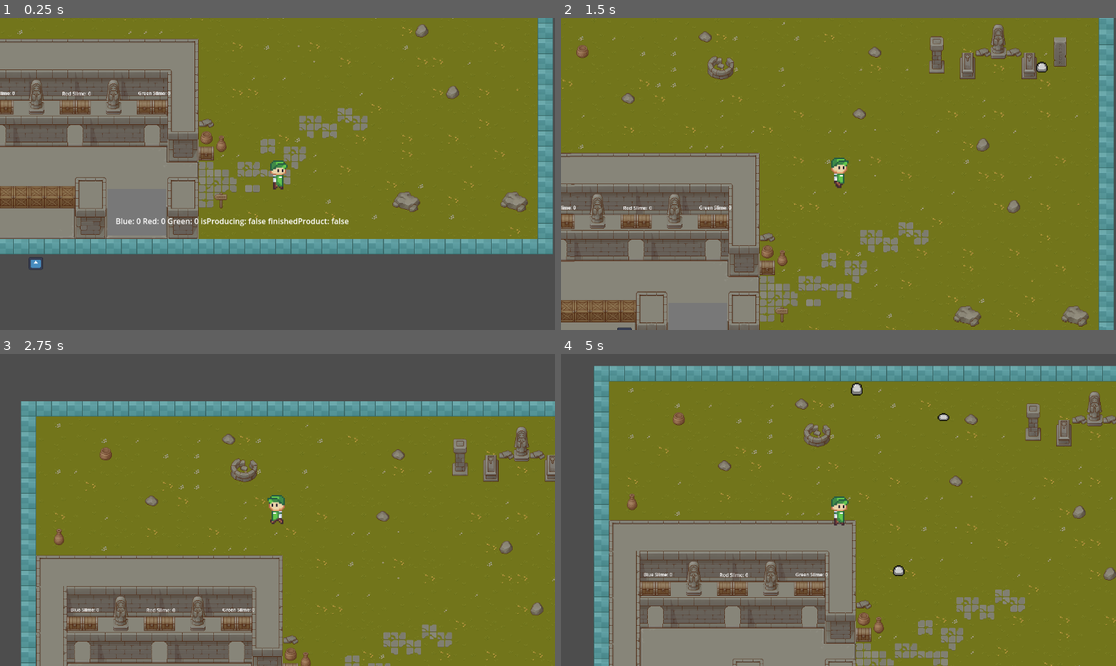
Above: before the commit, frames 1-4 (two rows, left to right).
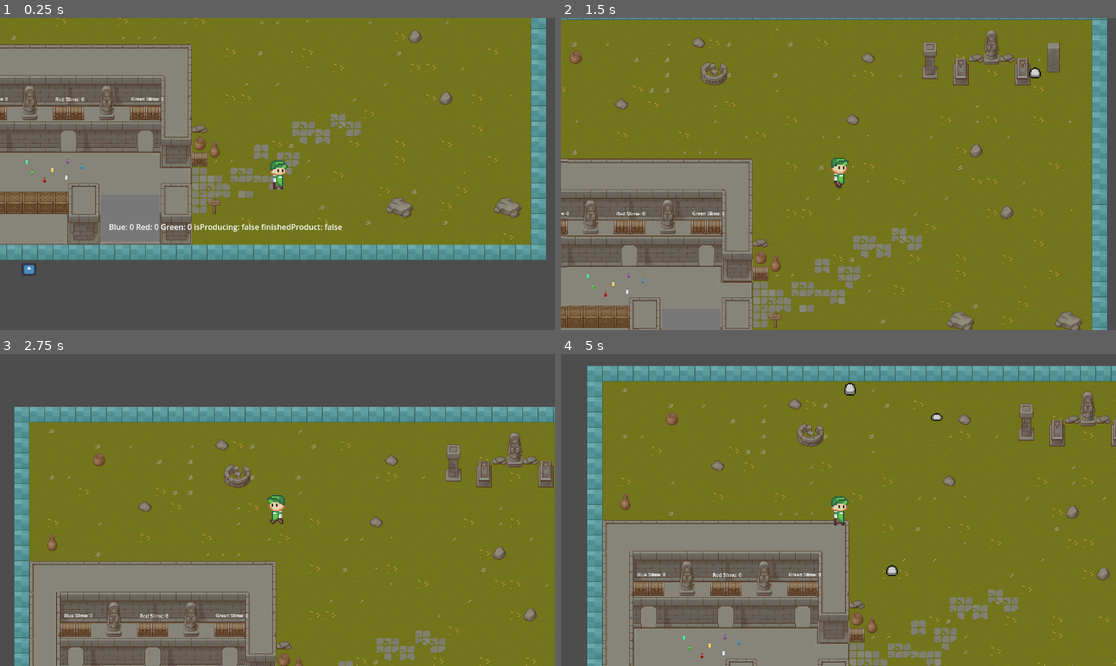
Above: after the commit, the same moments.

Repository: NemuiKoda/ldjam_56
Game: Godot game, scene res://level/main.tscn
Two runs of this game, one before a commit and one after it. Both use one fixed random seed, a clock stepped at 60 frames per second and the inputs below. The engine's default icon, where the game draws it, is replaced by a stand-in: a white triangle on a blue panel in a dark square.
Inputs:
- Up to frame 1 (0.25 s): no input
- Up to frame 2 (1.5 s): hold W (up) from 0.53 s (still down); tap E (interact) at 0.6, 1.35 s
- Up to frame 3 (2.75 s): release W (up) at 2.03 s; hold A (left) from 2.03 s (still down); tap F (interact2) at 2.1 s; tap E (interact) at 2.3 s
- Up to frame 4 (5 s): tap E (interact) at 2.85, 3.6, 4.55 s; release A (left) at 3.53 s; hold S (down) 3.53-4.28 s; hold D (right) from 4.28 s (still down); tap F (interact2) at 4.35 s

The runs differ from the first frame. In frame 1, 19% of the frame differs, in the area x 0-100%, y 0-83%; in frame 2, 18%; in frame 3, 17%; in frame 4, 11%.

Commit message:
prduction_complete

Diff:
--- a/entitys/player/player.gd
+++ b/entitys/player/player.gd
@@ -8,6 +8,19 @@
 @onready var chest_blue = $"../ChestBlue"
 @onready var chest_red = $"../ChestRed"
 @onready var chest_green = $"../ChestGreen"
+@onready var slushy_production_location = $"../Slushyspawn"
+
+#inventory
+var slushy_inventory = [0,0,0,0,0,0,0] #[blue,red,green,cyan,yellow,purple,white]
+#instances of Slushys
+var slushy_blue_instance = preload("res://interactible/slushy/slushy_blue.tscn").instantiate()
+var slushy_red_instance = preload("res://interactible/slushy/slushy_red.tscn").instantiate()
+var slushy_green_instance = preload("res://interactible/slushy/slushy_green.tscn").instantiate()
+var slushy_cyan_instance = preload("res://interactible/slushy/slushy_cyan.tscn").instantiate()
+var slushy_yellow_instance = preload("res://interactible/slushy/slushy_yellow.tscn").instantiate()
+var slushy_purple_instance = preload("res://interactible/slushy/slushy_purple.tscn").instantiate()
+var slushy_white_instance = preload("res://interactible/slushy/slushy_white.tscn").instantiate()
+
 
 var carrying_slime = false
 var slimeColor = ""
@@ -63,22 +76,33 @@
 	if all_interactions:
 		var cur_interaction = all_interactions[0]
 		match cur_interaction.interact_type:
-			"print_text" : print(cur_interaction.interact_value)
 			"blue_slime" :
-				print(str(carrying_slime) + " " + str(slimeColor))
 				if carrying_slime == false:
-					print(cur_interaction.interact_value)
 					slimeColor = "blue"
 					carrying_slime = true
 					cur_interaction.get_parent().queue_free()
-					print(str(carrying_slime) + " " + str(slimeColor))
 			"slushMachine" :
 				if carrying_slime == true:
 					print("Add Slime to Machine")
 					match slimeColor:
-						"blue" : slush_machine.blue_slime +=1
-						"red" : slush_machine.red_slime += 1
-						"green" : slush_machine.green_slime +=1
+						"blue" :
+							if (slush_machine.blue_slime > 0):
+								print("Machine allready full with blue slime")
+								return
+							else:
+								slush_machine.blue_slime +=1
+						"red" :
+							if(slush_machine.red_slime > 0):
+								print("Machine allready full with red slime")
+								return
+							else:
+								slush_machine.red_slime += 1
+						"green" :
+							if(slush_machine.green_slime > 0):
+								print("Machine allready full with green slime")
+								return
+							else:
+								slush_machine.green_slime +=1
 					carrying_slime = false
 			"storage" :
 				if carrying_slime == true:
@@ -113,7 +137,17 @@
 									chest_green.green_slime_stored -= 1
 									carrying_slime = true
 									slimeColor = "green"
-
+			"item":
+				match cur_interaction.interact_value:
+					#[blue,red,green,cyan,yellow,purple,white]
+					"blue_slushy": slushy_inventory[0] = slushy_inventory[0] + 1
+					"red_slushy": slushy_inventory[1] = slushy_inventory[1] + 1
+					"green_slushy": slushy_inventory[2] = slushy_inventory[2] + 1
+					"cyan_slushy": slushy_inventory[3] = slushy_inventory[3] + 1
+					"yellow_slushy": slushy_inventory[4] = slushy_inventory[4] + 1
+					"purple_slushy": slushy_inventory[5] = slushy_inventory[5] + 1
+					"white_slushy": slushy_inventory[6] = slushy_inventory[6] + 1
+				cur_interaction.get_parent().queue_free()
 
 func execute_interaction2():
 	if all_interactions:
@@ -146,8 +180,20 @@
 
 
 func runningProduction(color):
-	print(str(color)+"slushy")
-	#timer
-	#color
-	#finished true
-	#isproducing false
+	print(str(color) + " slushy")
+	match color:
+		"blue":
+			slushy_production_location.add_child(slushy_blue_instance)
+		"red":
+			slushy_production_location.add_child(slushy_red_instance)
+		"green":
+			slushy_production_location.add_child(slushy_green_instance)
+		"cyan":
+			slushy_production_location.add_child(slushy_cyan_instance)
+		"yellow":
+			slushy_production_location.add_child(slushy_yellow_instance)
+		"purple":
+			slushy_production_location.add_child(slushy_purple_instance)
+		"white":
+			slushy_production_location.add_child(slushy_white_instance)
+	slush_machine.isProducing = false
--- /dev/null
+++ b/interactible/slushy/slushy_blue.tscn
@@ -0,0 +1,19 @@
+[gd_scene load_steps=4 format=3 uid="uid://c42q2rxsoemoo"]
+
+[ext_resource type="PackedScene" uid="uid://dex23khdct4bh" path="res://interactible/InteractArea.tscn" id="1_b4y52"]
+[ext_resource type="Texture2D" uid="uid://b0cmq5t0b3qb2" path="res://assets/OurAssets/Props.png" id="2_88b00"]
+
+[sub_resource type="AtlasTexture" id="AtlasTexture_70by7"]
+atlas = ExtResource("2_88b00")
+region = Rect2(32, 48, 16, 16)
+
+[node name="Slushy_Blue" type="StaticBody2D"]
+
+[node name="InteractArea" parent="." instance=ExtResource("1_b4y52")]
+scale = Vector2(0.5, 0.5)
+interact_label = "Collectable"
+interact_type = "item"
+interact_value = "blue_slushy"
+
+[node name="Sprite2D" type="Sprite2D" parent="."]
+texture = SubResource("AtlasTexture_70by7")
--- /dev/null
+++ b/interactible/slushy/slushy_cyan.tscn
@@ -0,0 +1,19 @@
+[gd_scene load_steps=4 format=3 uid="uid://bgm7tm0rw1tie"]
+
+[ext_resource type="PackedScene" uid="uid://dex23khdct4bh" path="res://interactible/InteractArea.tscn" id="1_lr8w0"]
+[ext_resource type="Texture2D" uid="uid://b0cmq5t0b3qb2" path="res://assets/OurAssets/Props.png" id="2_xrj5c"]
+
+[sub_resource type="AtlasTexture" id="AtlasTexture_70by7"]
+atlas = ExtResource("2_xrj5c")
+region = Rect2(16, 64, 16, 16)
+
+[node name="Slushy_Cyan" type="StaticBody2D"]
+
+[node name="InteractArea" parent="." instance=ExtResource("1_lr8w0")]
+scale = Vector2(0.5, 0.5)
+interact_label = "Collectable"
+interact_type = "item"
+interact_value = "cyan_slushy"
+
+[node name="Sprite2D" type="Sprite2D" parent="."]
+texture = SubResource("AtlasTexture_70by7")
--- /dev/null
+++ b/interactible/slushy/slushy_green.tscn
@@ -0,0 +1,19 @@
+[gd_scene load_steps=4 format=3 uid="uid://p6xhegeny2m6"]
+
+[ext_resource type="PackedScene" uid="uid://dex23khdct4bh" path="res://interactible/InteractArea.tscn" id="1_5g4kh"]
+[ext_resource type="Texture2D" uid="uid://b0cmq5t0b3qb2" path="res://assets/OurAssets/Props.png" id="2_rmtc1"]
+
+[sub_resource type="AtlasTexture" id="AtlasTexture_70by7"]
+atlas = ExtResource("2_rmtc1")
+region = Rect2(16, 48, 16, 16)
+
+[node name="Slushy_Green" type="StaticBody2D"]
+
+[node name="InteractArea" parent="." instance=ExtResource("1_5g4kh")]
+scale = Vector2(0.5, 0.5)
+interact_label = "Collectable"
+interact_type = "item"
+interact_value = "green_slushy"
+
+[node name="Sprite2D" type="Sprite2D" parent="."]
+texture = SubResource("AtlasTexture_70by7")
--- /dev/null
+++ b/interactible/slushy/slushy_purple.tscn
@@ -0,0 +1,19 @@
+[gd_scene load_steps=4 format=3 uid="uid://d3p6g1qo7sx41"]
+
+[ext_resource type="PackedScene" uid="uid://dex23khdct4bh" path="res://interactible/InteractArea.tscn" id="1_28vj1"]
+[ext_resource type="Texture2D" uid="uid://b0cmq5t0b3qb2" path="res://assets/OurAssets/Props.png" id="2_vwfgh"]
+
+[sub_resource type="AtlasTexture" id="AtlasTexture_70by7"]
+atlas = ExtResource("2_vwfgh")
+region = Rect2(32, 64, 16, 16)
+
+[node name="Slushy_Purple" type="StaticBody2D"]
+
+[node name="InteractArea" parent="." instance=ExtResource("1_28vj1")]
+scale = Vector2(0.5, 0.5)
+interact_label = "Collectable"
+interact_type = "item"
+interact_value = "purple_slushy"
+
+[node name="Sprite2D" type="Sprite2D" parent="."]
+texture = SubResource("AtlasTexture_70by7")
--- /dev/null
+++ b/interactible/slushy/slushy_red.tscn
@@ -0,0 +1,19 @@
+[gd_scene load_steps=4 format=3 uid="uid://blkr0aky4xlkj"]
+
+[ext_resource type="PackedScene" uid="uid://dex23khdct4bh" path="res://interactible/InteractArea.tscn" id="1_c6veq"]
+[ext_resource type="Texture2D" uid="uid://b0cmq5t0b3qb2" path="res://assets/OurAssets/Props.png" id="2_xwehq"]
+
+[sub_resource type="AtlasTexture" id="AtlasTexture_70by7"]
+atlas = ExtResource("2_xwehq")
+region = Rect2(0, 48, 16, 16)
+
+[node name="Slushy_Red" type="StaticBody2D"]
+
+[node name="InteractArea" parent="." instance=ExtResource("1_c6veq")]
+scale = Vector2(0.5, 0.5)
+interact_label = "Collectable"
+interact_type = "item"
+interact_value = "red_slushy"
+
+[node name="Sprite2D" type="Sprite2D" parent="."]
+texture = SubResource("AtlasTexture_70by7")
--- /dev/null
+++ b/interactible/slushy/slushy_white.tscn
@@ -0,0 +1,19 @@
+[gd_scene load_steps=4 format=3 uid="uid://cgrl4arypepyk"]
+
+[ext_resource type="PackedScene" uid="uid://dex23khdct4bh" path="res://interactible/InteractArea.tscn" id="1_bxi8l"]
+[ext_resource type="Texture2D" uid="uid://b0cmq5t0b3qb2" path="res://assets/OurAssets/Props.png" id="2_deuci"]
+
+[sub_resource type="AtlasTexture" id="AtlasTexture_70by7"]
+atlas = ExtResource("2_deuci")
+region = Rect2(0, 80, 16, 16)
+
+[node name="Slushy_White" type="StaticBody2D"]
+
+[node name="InteractArea" parent="." instance=ExtResource("1_bxi8l")]
+scale = Vector2(0.5, 0.5)
+interact_label = "Collectable"
+interact_type = "item"
+interact_value = "white_slushy"
+
+[node name="Sprite2D" type="Sprite2D" parent="."]
+texture = SubResource("AtlasTexture_70by7")
--- /dev/null
+++ b/interactible/slushy/slushy_yellow.tscn
@@ -0,0 +1,19 @@
+[gd_scene load_steps=4 format=3 uid="uid://d24c6uj6j37tm"]
+
+[ext_resource type="PackedScene" uid="uid://dex23khdct4bh" path="res://interactible/InteractArea.tscn" id="1_ldhxj"]
+[ext_resource type="Texture2D" uid="uid://b0cmq5t0b3qb2" path="res://assets/OurAssets/Props.png" id="2_3466p"]
+
+[sub_resource type="AtlasTexture" id="AtlasTexture_70by7"]
+atlas = ExtResource("2_3466p")
+region = Rect2(0, 64, 16, 16)
+
+[node name="Slushy_Yellow" type="StaticBody2D"]
+
+[node name="InteractArea" parent="." instance=ExtResource("1_ldhxj")]
+scale = Vector2(0.5, 0.5)
+interact_label = "Collectable"
+interact_type = "item"
+interact_value = "yellow_slushy"
+
+[node name="Sprite2D" type="Sprite2D" parent="."]
+texture = SubResource("AtlasTexture_70by7")
--- a/level/main.tscn
+++ b/level/main.tscn
@@ -13,6 +13,13 @@
 [ext_resource type="PackedScene" uid="uid://c523y55hynrjh" path="res://interactible/storage/chest_blue.tscn" id="11_yfkc4"]
 [ext_resource type="PackedScene" uid="uid://bvw7xgly0uk22" path="res://interactible/storage/chest_green.tscn" id="12_6pkua"]
 [ext_resource type="PackedScene" uid="uid://du7vkvtyn1mao" path="res://interactible/storage/chest_red.tscn" id="13_5p2kt"]
+[ext_resource type="PackedScene" uid="uid://c42q2rxsoemoo" path="res://interactible/slushy/slushy_blue.tscn" id="14_ecyu6"]
+[ext_resource type="PackedScene" uid="uid://d24c6uj6j37tm" path="res://interactible/slushy/slushy_yellow.tscn" id="15_ikirf"]
+[ext_resource type="PackedScene" uid="uid://cgrl4arypepyk" path="res://interactible/slushy/slushy_white.tscn" id="16_xh5sn"]
+[ext_resource type="PackedScene" uid="uid://d3p6g1qo7sx41" path="res://interactible/slushy/slushy_purple.tscn" id="17_huuov"]
+[ext_resource type="PackedScene" uid="uid://p6xhegeny2m6" path="res://interactible/slushy/slushy_green.tscn" id="18_6l1ks"]
+[ext_resource type="PackedScene" uid="uid://bgm7tm0rw1tie" path="res://interactible/slushy/slushy_cyan.tscn" id="19_8w1le"]
+[ext_resource type="PackedScene" uid="uid://blkr0aky4xlkj" path="res://interactible/slushy/slushy_red.tscn" id="20_aqy4u"]
 
 [sub_resource type="TileSetAtlasSource" id="TileSetAtlasSource_ewmak"]
 texture = ExtResource("1_owgqh")
@@ -400,7 +407,7 @@
 polygon = PackedVector2Array(-158, -414, 1057, -416, 1057, 287, 352, 288, 352, -124, -161, -128)
 
 [node name="Player" parent="." instance=ExtResource("6_wsmm1")]
-position = Vector2(516, 153)
+position = Vector2(530, 141)
 
 [node name="Camera2D2" type="Camera2D" parent="Player"]
 
@@ -424,3 +431,27 @@
 [node name="ChestRed" parent="." instance=ExtResource("13_5p2kt")]
 position = Vector2(96, 13)
 scale = Vector2(0.510884, 0.485057)
+
+[node name="Slushy_Blue" parent="." instance=ExtResource("14_ecyu6")]
+position = Vector2(123, 123)
+
+[node name="Slushy_Yellow" parent="." instance=ExtResource("15_ikirf")]
+position = Vector2(63, 129)
+
+[node name="Slushy_White" parent="." instance=ExtResource("16_xh5sn")]
+position = Vector2(92, 145)
+
+[node name="Slushy_Purple" parent="." instance=ExtResource("17_huuov")]
+position = Vector2(94, 112)
+
+[node name="Slushy_Green" parent="." instance=ExtResource("18_6l1ks")]
+position = Vector2(21, 135)
+
+[node name="Slushy_Cyan" parent="." instance=ExtResource("19_8w1le")]
+position = Vector2(10, 113)
+
+[node name="Slushy_Red" parent="." instance=ExtResource("20_aqy4u")]
+position = Vector2(47, 151)
+
+[node name="Slushyspawn" type="Marker2D" parent="."]
+position = Vector2(223, 134)
Binary file added: assets/OurAssets/BlueSlime.png
Not shown, added: assets/OurAssets/BlueSlime.png.import
Binary file added: assets/OurAssets/Props.png
Not shown, added: assets/OurAssets/Props.png.import
Not shown: 1 places in level/main.tscn that only renumber resources
